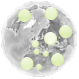
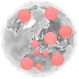
Layer changes from the first 79x79 image to the second:
painted on "Sichtbar" over [18,7,72,70]
